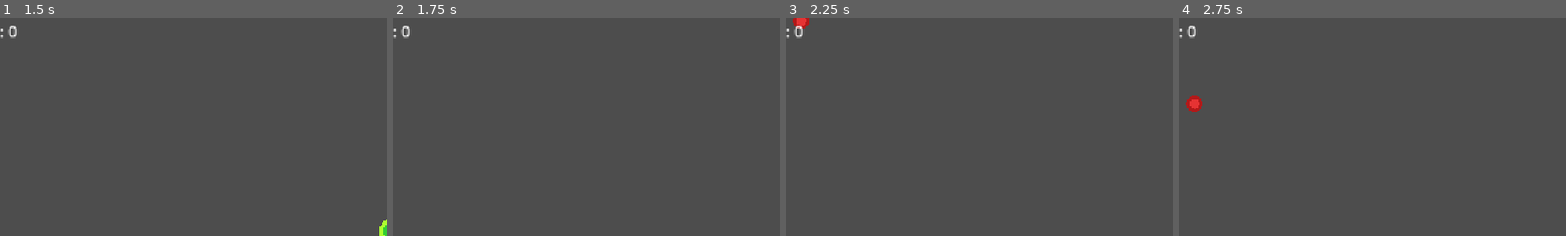
Above: before the commit, frames 1-4 (left to right).
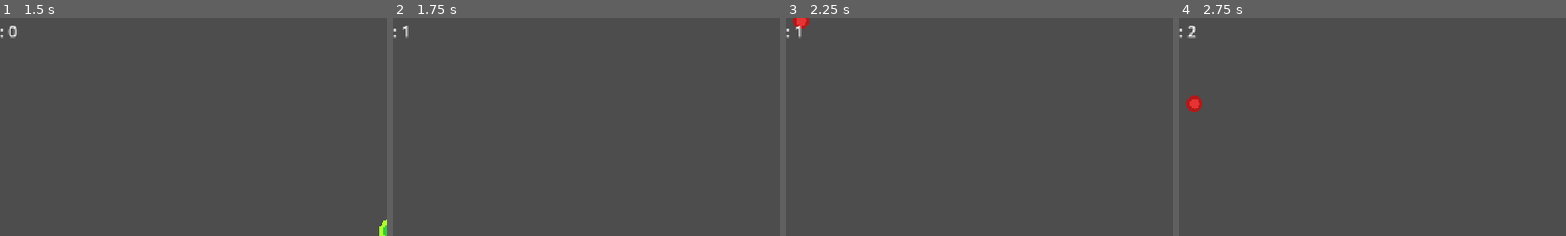
Above: after the commit, the same moments.

Repository: oIdman/first-godot-game
Game: Godot game, scene res://scenes/Main.tscn
Two runs of this game, one before a commit and one after it. Both use one fixed random seed, a clock stepped at 60 frames per second and the inputs below.
Inputs:
- Up to frame 1 (1.5 s): click "Start Game" at 0.5 s; tap Enter at 1.25 s; hold Right (ui_right) from 1.28 s (still down)
- Up to frame 2 (1.75 s): keep holding Right (ui_right)
- Up to frame 3 (2.25 s): release Right (ui_right) at 2.03 s; hold Down (ui_down) from 2.03 s (still down)
- Up to frame 4 (2.75 s): keep holding Down (ui_down)
The pictures show only the part of the screen within x 6-56%, y 1-51%; the shares and areas given below are measured in that part.

Frame 1 is identical in both runs. In frame 2, less than 0.1% of the frame differs, in the area x 2-5%, y 3-10%; in frame 3, less than 0.1%; in frame 4, less than 0.1%.

Commit message:
fix: score variable type int→float to accumulate fractional deltas
- var score := 0 inferred int, so score += 0.016 truncated to 0 every frame
- Changed to var score := 0.0, accumulates properly
- Only truncated to int for display and game_over passing

Diff:
--- a/scripts/main.gd
+++ b/scripts/main.gd
@@ -5,7 +5,7 @@
 @export var spawn_interval := 1.5
 @export var powerup_interval := 5.0
 
-var score := 0
+var score := 0.0
 var game_running := false
 var difficulty_timer := 0.0
 
@@ -47,7 +47,7 @@
 	score_label.text = "Score: 0"
 
 	game_running = true
-	score = 0
+	score = 0.0
 	difficulty_timer = 0.0
 	spawn_timer.wait_time = spawn_interval
 	powerup_timer.wait_time = powerup_interval
